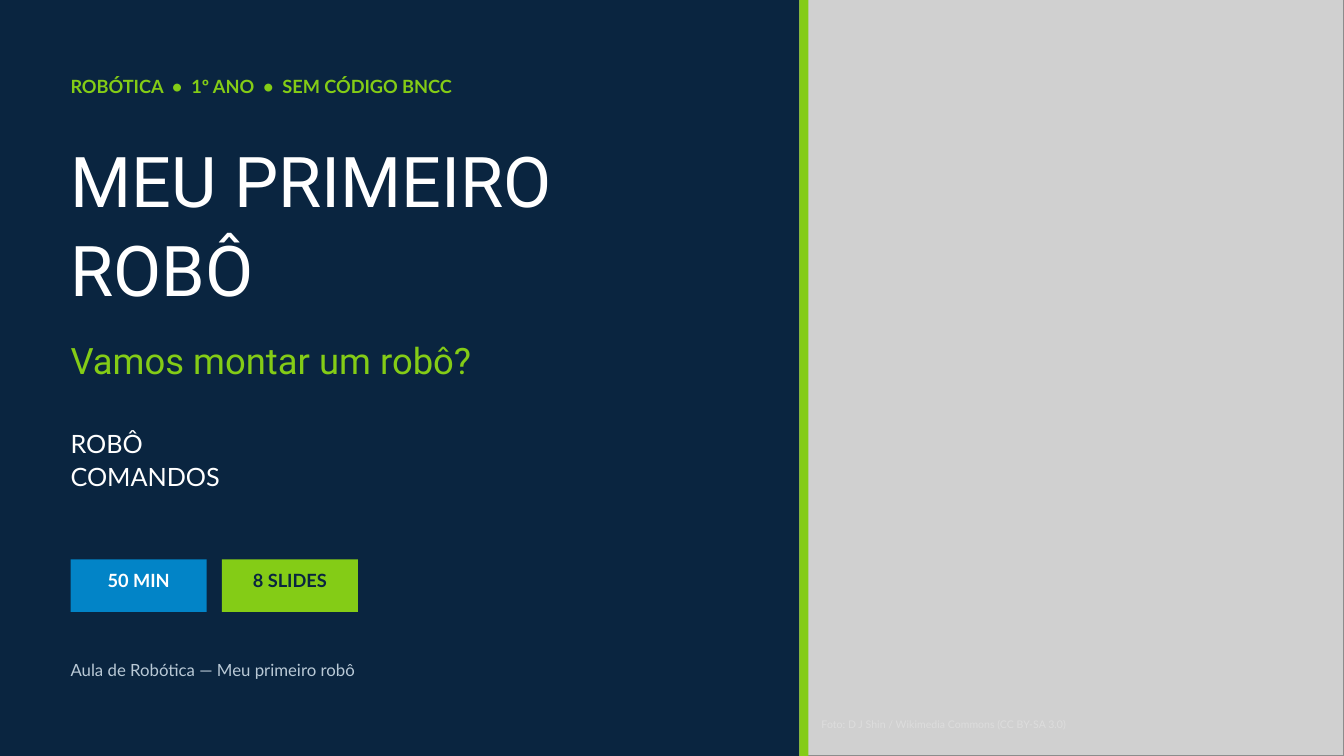
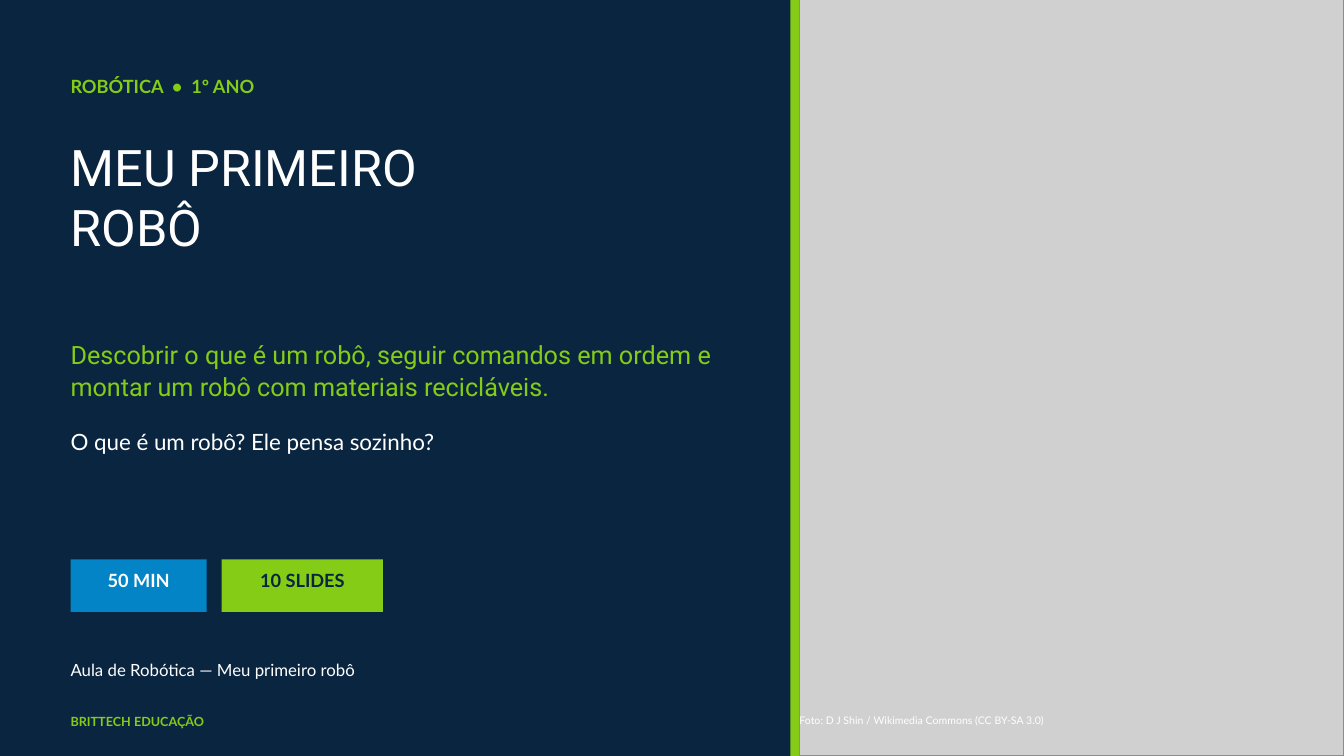
Before and after one commit to thiagollipe-web/brittech-educacao-aulas, a slide deck: slide 1 of fundamental-1/robotica-1ano-meu-primeiro-robo.pptx. Drawn at 1344x756 pixels with LibreOffice and Linux fonts; fonts in the diff are those of the drawing; grey boxes stand for pictures. Boxes give left, top, right and bottom in pixels: in the first picture for what was removed or moved away, otherwise in the second. Text is boxed around its words. In the diff, an @@ line names an element or a change of style, - is before the commit and + after.

```diff
--- a/fundamental-1/robotica-1ano-meu-primeiro-robo.pptx
+++ b/fundamental-1/robotica-1ano-meu-primeiro-robo.pptx
@@ rectangle moved from (x1=800, y1=0, x2=809, y2=756) to (x1=790, y1=0, x2=800, y2=756) @@
@@ text at (x1=71, y1=78, x2=254, y2=93): text changed @@
-ROBÓTICA • 1º ANO • SEM CÓDIGO BNCC
+ROBÓTICA • 1º ANO
@@ text "MEU PRIMEIRO" at (x1=71, y1=149, x2=416, y2=247): size 50 to 36 pt; line spacing 1.02 to 1; less space between paragraphs @@
@@ text at (x1=71, y1=345, x2=711, y2=396): text changed; size 26 to 18 pt @@
-Vamos montar um robô?
+Descobrir o que é um robô, seguir comandos em ordem e montar um robô com materiais recicláveis.
@@ text at (x1=71, y1=433, x2=434, y2=454): text changed; size 18 to 16 pt @@
-ROBÔ
-COMANDOS
+O que é um robô? Ele pensa sozinho?
@@ rectangle resized from (x1=222, y1=560, x2=358, y2=612) to (x1=222, y1=560, x2=383, y2=612) @@
@@ text at (x1=260, y1=573, x2=345, y2=587): text changed @@
-8 SLIDES
+10 SLIDES
@@ text "Aula de Robótica — Meu ..." at (x1=71, y1=663, x2=355, y2=679): text colour #B9C9D6 to #FFFFFF @@
@@ text added at (x1=71, y1=715, x2=204, y2=728), 9 pt, text #84CC16, bold @@
+BRITTECH EDUCAÇÃO
@@ text added at (x1=799, y1=714, x2=1044, y2=727), 7.5 pt, text #FFFFFF @@
+Foto: D J Shin / Wikimedia Commons (CC BY-SA 3.0)
```
Also in this commit, not shown: 9 slides added, 7 slides removed, 4 other files.
